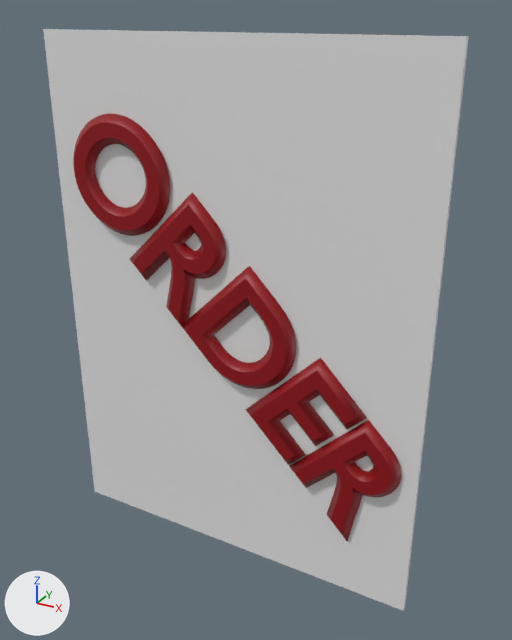
Two versions of the Blender file Assets/Models/tools/surgeryOrder.blend, one commit apart.
One viewpoint serves both versions: a camera (50 mm lens) standing at (1.15, -1.91, 1.0) and looking at (0.08, 0.05, 0.03). Lighting does not change. The marker at lower left points along +X, +Y and +Z.

In view in the first picture: 'ORDER', 'surgeryOrder'.
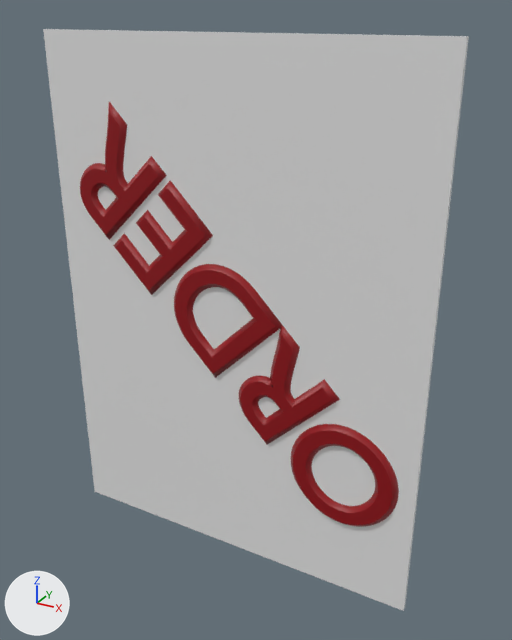
Scene script edits in JSON lines:
```json
{"op": "add", "block": "txt_order", "code": "txt_order.offset_x = -1.687"}
{"op": "add", "block": "txt_order", "code": "txt_order.offset_y = -0.341"}
{"op": "set", "path": "ob_order.location", "old": "(-0.68, -0.017, 0.507)", "new": "(0.0, 0.0, 0.0)"}
{"op": "set", "path": "ob_order.rotation_euler", "old": "(1.571, 0.798, 0.0)", "new": "(1.571, 3.94, 0.0)", "note": "degrees (90, 46, 0) -> degrees (90, 226, 0)"}
```

Boxes [x1, y1, x2, y2] around the edits, measured in the pictures (512 x 640 px):
```json
{"object": "ORDER", "change": "reshaped, moved, turned", "before": [73, 114, 401, 542], "after": [80, 102, 399, 527]}
```
